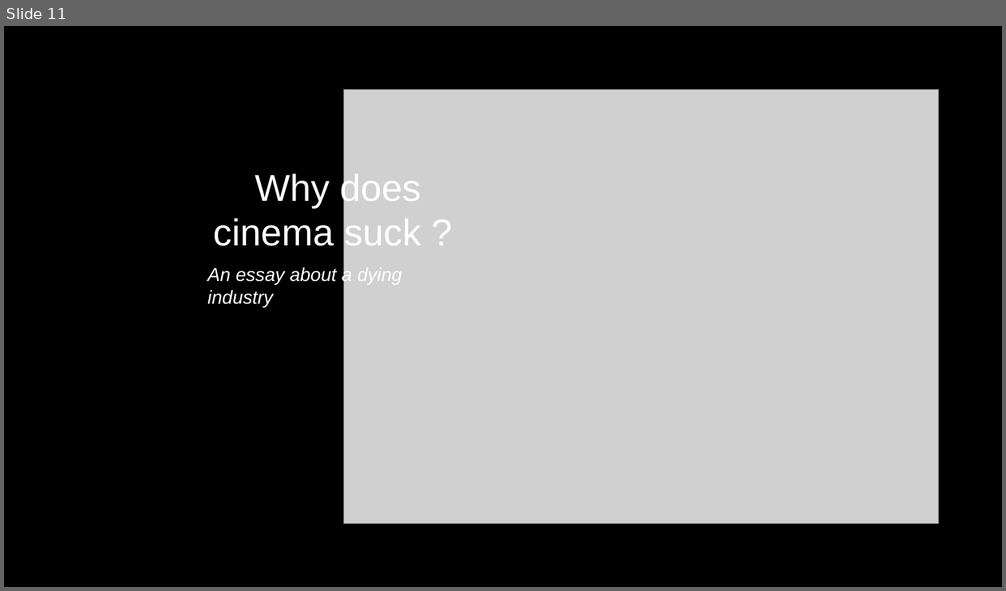
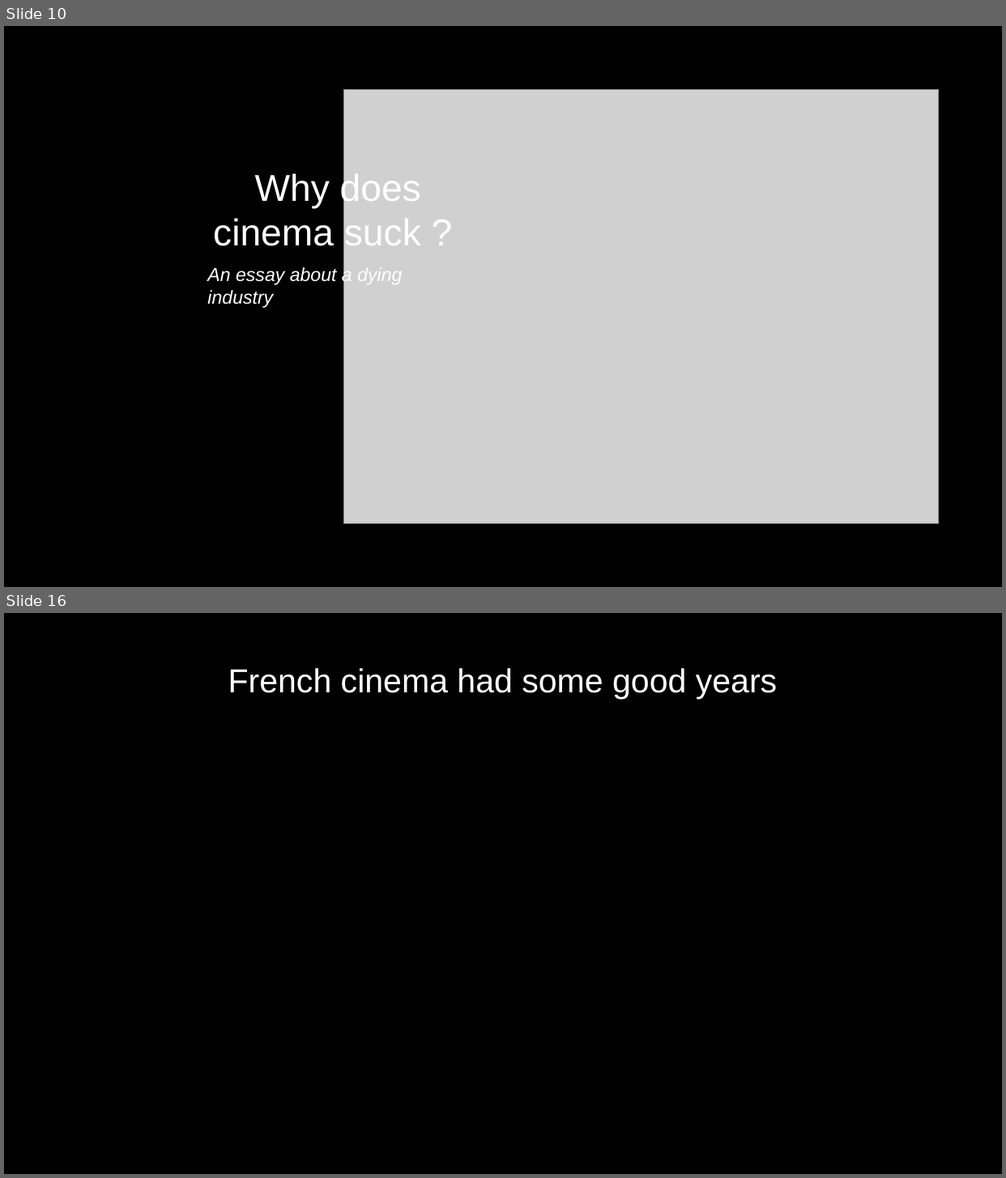
Before and after one commit to Philm00/thp_data_week3_day3, a slide deck: Gaumont Presentation.odp. Shown one above the other, each under a label of ours: slide 11 before the commit, slides 10 and 16 after it; the slides between them are not shown. The pictures are 1006x591 and 1006x1178 pixels, drawn with LibreOffice and Linux fonts; fonts in the diff are those of the drawing; grey boxes stand for pictures; background and template pictures are left out. Boxes give left, top, right and bottom in pixels: in the first picture for what was removed or moved away, otherwise in the second. Text is boxed around its words. In the diff, an @@ line names an element or a change of style, - is before the commit and + after.

```diff
--- a/Gaumont Presentation.odp
+++ b/Gaumont Presentation.odp
@@ slide 16 added at bbox=[4, 613, 1002, 1174], background #000000 @@
@@ free added at bbox=[4, 613, 1002, 746], 32 pt, text #FFFFFF @@
+French cinema had some good years
@@ what was slide 11 is now slide 10 @@
```
Also in this commit, not shown: 8 other slides added, 2 slides removed.
